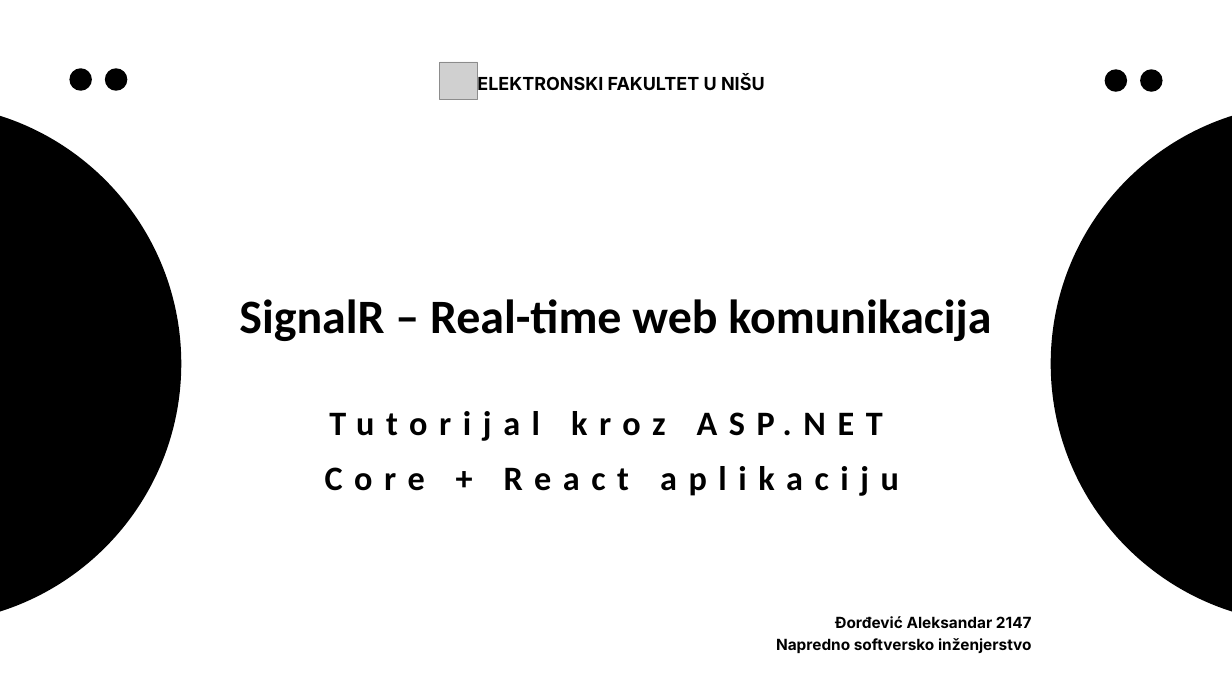
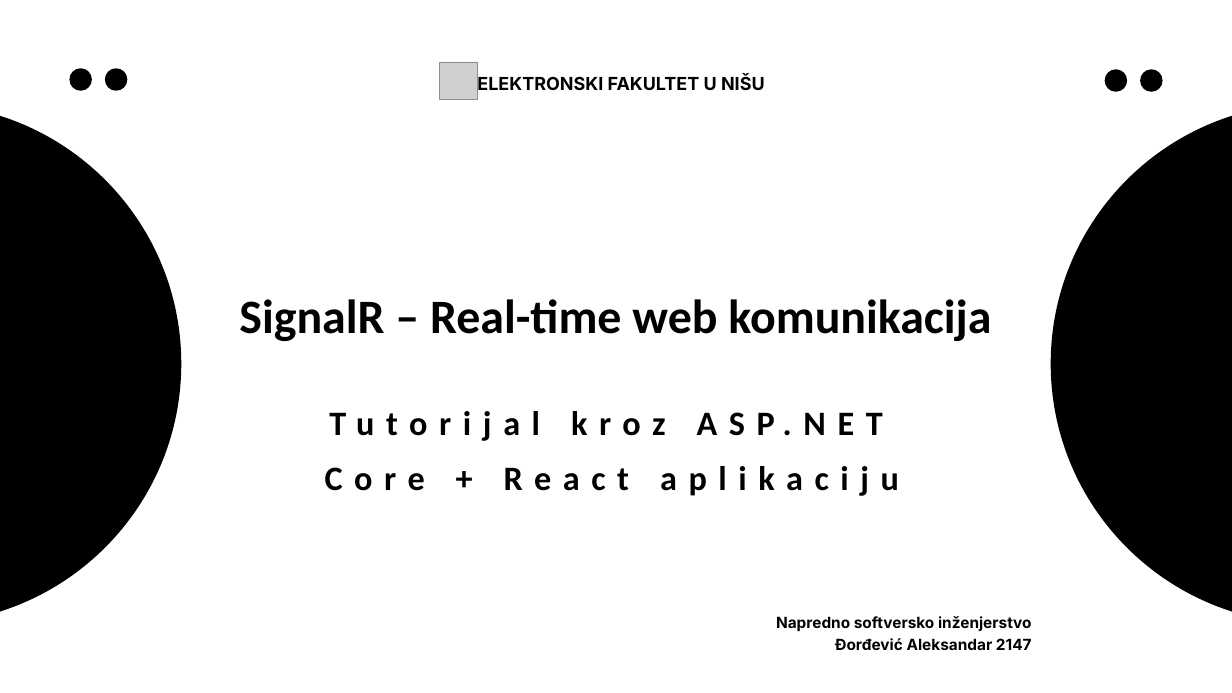
Before and after one commit to SukiDj/SignalRChat, a slide deck: slide 1 of Prezentacija.pptx. Drawn at 1232x693 pixels with LibreOffice and Linux fonts; fonts in the diff are those of the drawing; grey boxes stand for pictures. Boxes give left, top, right and bottom in pixels: in the first picture for what was removed or moved away, otherwise in the second. Text is boxed around its words. In the diff, an @@ line names an element or a change of style, - is before the commit and + after.

```diff
--- a/Prezentacija.pptx
+++ b/Prezentacija.pptx
@@ text at (776, 616, 1032, 631): paragraph added @@
+Napredno softversko inženjerstvo
@@ text at (776, 638, 1032, 653): paragraph removed @@
-Napredno softversko inženjerstvo
```
Also in this commit, not shown: 18 other slides changed, 1 other file.
